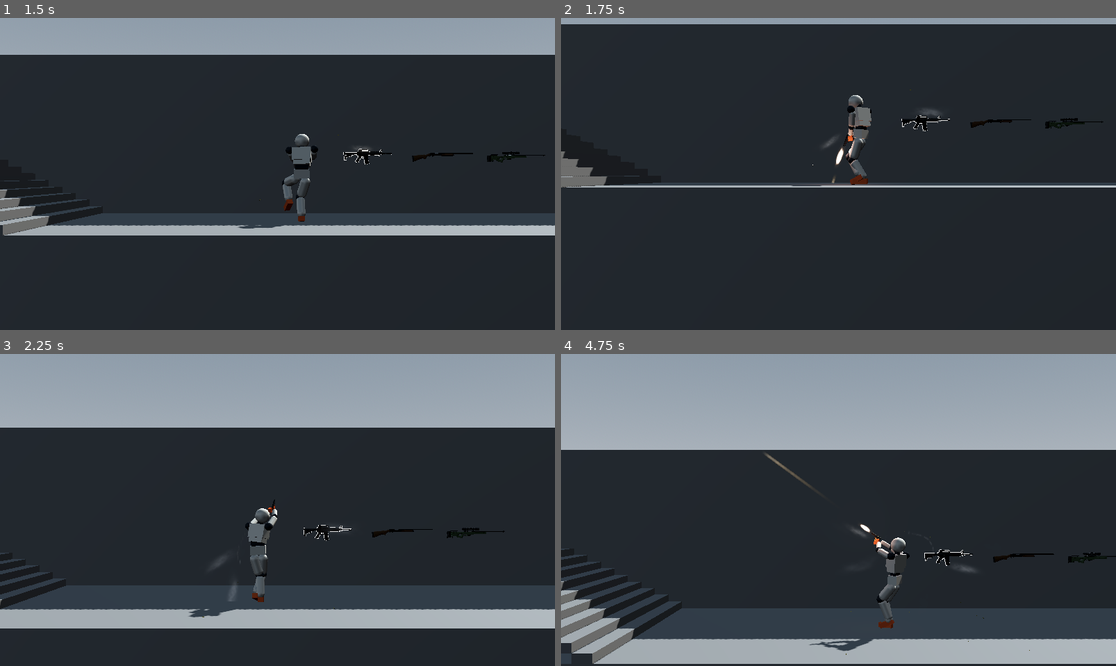
Above: before the commit, frames 1-4 (two rows, left to right).
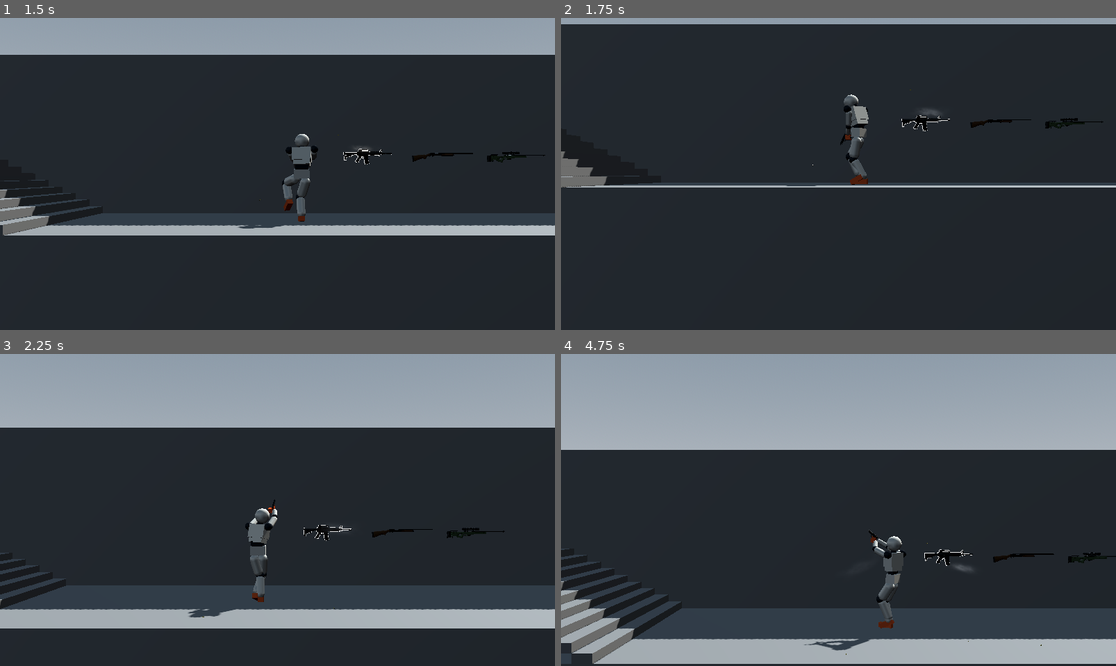
Above: after the commit, the same moments.

Repository: RealAbdurRehman/impulse
Game: Godot game, scene res://scenes/main.tscn
Same seed, same stepped clock (60 frames per second), same inputs: the game is played once before the commit and once after it.
Inputs (mouse positions are in pixels of both pictures, inside the frame that each line leads up to):
- Up to frame 1 (1.5 s): tap Enter at 0.5 s; move the mouse to (399, 158) at 0.52 s; hold D (move_right) 0.53-1.25 s; right-click (399, 158) at 0.6 s; click (399, 158) at 0.67 s; tap Space (jump) at 0.77 s; drag from (166, 189) to (249, 236) at 1.27 s
- Up to frame 2 (1.75 s): no input
- Up to frame 3 (2.25 s): move the mouse to (333, 441) at 2.02 s; hold D (move_right) from 2.03 s (still down); tap B (fire_mode) at 2.1 s
- Up to frame 4 (4.75 s): release D (move_right) at 2.75 s; drag from (810, 572) to (672, 463) at 2.77 s; move the mouse to (1005, 556) at 3.52 s; hold A (move_left) 3.53-4.25 s; click (1005, 556) at 3.6 s; tap Space (jump) at 3.77 s; drag from (672, 463) to (755, 432) at 4.27 s

Frame 1 is identical in both runs. In frame 2, 0.7% of the frame differs, in the area x 40-56%, y 24-54%; in frame 3, 0.1%; in frame 4, 0.7%, in the area x 36-87%, y 31-96%.

Commit message:
Add L196A1 audio
Adds dedicated audio for the L196A1, replacing the placeholder audio reused from the G17.

Diff:
--- a/assets/audio/weapons/l96a1/l96a1_sounds.tres
+++ b/assets/audio/weapons/l96a1/l96a1_sounds.tres
@@ -31,16 +31,14 @@
 [ext_resource type="AudioStream" uid="uid://lt3m7bytjir0" path="res://assets/audio/weapons/casings/brass/casing_25.wav" id="29_jw5ai"]
 [ext_resource type="AudioStream" uid="uid://156c635wwyv4" path="res://assets/audio/weapons/g17/dry_fire.wav" id="30_3k0tf"]
 [ext_resource type="Script" uid="uid://bv15q7wn1smpd" path="res://scripts/weapons/audio/weapon_sounds.gd" id="40_b1sln"]
-[ext_resource type="AudioStream" uid="uid://bd58xb84jas4x" path="res://assets/audio/weapons/g17/slide_lock.wav" id="41_a1p16"]
-[ext_resource type="AudioStream" uid="uid://weck6455apo1" path="res://assets/audio/weapons/m4a1/slide_release.wav" id="bolt_up"]
-[ext_resource type="AudioStream" uid="uid://b6l4e54svqu6j" path="res://assets/audio/weapons/rem870/fire_1.wav" id="fire_1"]
-[ext_resource type="AudioStream" uid="uid://bk74b184yk320" path="res://assets/audio/weapons/rem870/fire_2.wav" id="fire_2"]
-[ext_resource type="AudioStream" uid="uid://dxev8pdbixkf7" path="res://assets/audio/weapons/rem870/fire_3.wav" id="fire_3"]
+[ext_resource type="AudioStream" path="res://assets/audio/weapons/l96a1/bolt_lower.wav" id="bolt_lower"]
+[ext_resource type="AudioStream" path="res://assets/audio/weapons/l96a1/bolt_lift.wav" id="bolt_lift"]
+[ext_resource type="AudioStream" path="res://assets/audio/weapons/l96a1/fire_1.wav" id="fire_1"]
 [ext_resource type="AudioStream" uid="uid://d0r21y0abkx3k" path="res://assets/audio/weapons/fire_mode/fire_mode.wav" id="fire_mode"]
 [ext_resource type="AudioStream" uid="uid://5dx65kghxoi" path="res://assets/audio/weapons/m4a1/mag_in.wav" id="mag_in"]
-[ext_resource type="AudioStream" uid="uid://nvyxgyv40swy" path="res://assets/audio/weapons/m4a1/mag_out.wav" id="mag_out"]
-[ext_resource type="AudioStream" uid="uid://c3wn2hdfqdh2k" path="res://assets/audio/weapons/m4a1/rack_back.wav" id="rack_back"]
-[ext_resource type="AudioStream" uid="uid://deaegqoy64jdq" path="res://assets/audio/weapons/m4a1/rack_forward.wav" id="rack_forward"]
+[ext_resource type="AudioStream" path="res://assets/audio/weapons/l96a1/mag_out.wav" id="mag_out"]
+[ext_resource type="AudioStream" path="res://assets/audio/weapons/l96a1/rack_back.wav" id="rack_back"]
+[ext_resource type="AudioStream" path="res://assets/audio/weapons/l96a1/rack_forward.wav" id="rack_forward"]
 
 [sub_resource type="Resource" id="SoundSet_aim_in"]
 script = ExtResource("1_cosx0")
@@ -62,18 +60,17 @@
 
 [sub_resource type="Resource" id="SoundSet_bolt_lift"]
 script = ExtResource("1_cosx0")
-streams = Array[AudioStream]([ExtResource("bolt_up")])
+streams = Array[AudioStream]([ExtResource("bolt_lift")])
 gains = null
-volume_db = -13.0
+volume_db = -9.0
 pitch_variation = 0.04
 
-[sub_resource type="Resource" id="SoundSet_slide_lock"]
+[sub_resource type="Resource" id="SoundSet_bolt_lower"]
 script = ExtResource("1_cosx0")
-streams = Array[AudioStream]([ExtResource("41_a1p16")])
+streams = Array[AudioStream]([ExtResource("bolt_lower")])
 gains = null
-volume_db = -8.0
+volume_db = -9.0
 pitch_variation = 0.04
-skip = 0.05
 
 [sub_resource type="Resource" id="SoundSet_casing"]
 script = ExtResource("1_cosx0")
@@ -93,7 +90,7 @@
 
 [sub_resource type="Resource" id="SoundSet_fire"]
 script = ExtResource("1_cosx0")
-streams = Array[AudioStream]([ExtResource("fire_1"), ExtResource("fire_2"), ExtResource("fire_3")])
+streams = Array[AudioStream]([ExtResource("fire_1")])
 gains = null
 volume_db = -3.0
 
@@ -115,22 +112,21 @@
 script = ExtResource("1_cosx0")
 streams = Array[AudioStream]([ExtResource("mag_out")])
 gains = null
-volume_db = -12.0
+volume_db = -11.0
 pitch_variation = 0.04
-skip = 0.17
 
 [sub_resource type="Resource" id="SoundSet_rack_back"]
 script = ExtResource("1_cosx0")
 streams = Array[AudioStream]([ExtResource("rack_back")])
 gains = null
-volume_db = -13.0
+volume_db = -9.0
 pitch_variation = 0.04
 
 [sub_resource type="Resource" id="SoundSet_rack_forward"]
 script = ExtResource("1_cosx0")
 streams = Array[AudioStream]([ExtResource("rack_forward")])
 gains = null
-volume_db = -12.0
+volume_db = -9.0
 pitch_variation = 0.04
 
 [resource]
@@ -140,11 +136,10 @@
 rack_back = SubResource("SoundSet_rack_back")
 rack_forward = SubResource("SoundSet_rack_forward")
 bolt_lift = SubResource("SoundSet_bolt_lift")
-bolt_lower = SubResource("SoundSet_slide_lock")
+bolt_lower = SubResource("SoundSet_bolt_lower")
 mag_out = SubResource("SoundSet_mag_out")
 mag_in = SubResource("SoundSet_mag_in")
 fire_mode = SubResource("SoundSet_fire_mode")
 aim_in = SubResource("SoundSet_aim_in")
 aim_out = SubResource("SoundSet_aim_out")
 casing = SubResource("SoundSet_casing")
-fire_pitch = 0.75
--- a/scenes/weapons/g17_stats.tres
+++ b/scenes/weapons/g17_stats.tres
@@ -12,6 +12,7 @@
 hold_drop = 0.0148
 hold_side = 0.0319
 hold_twist_degrees = 20.0
+automatic = false
 ads_eye_distance = 0.24
 smoke_size = 0.5
 recoil_push = 0.02
Not shown, added: assets/audio/weapons/l96a1/bolt_lift.wav.import
Not shown, added: assets/audio/weapons/l96a1/bolt_lower.wav.import
Not shown, added: assets/audio/weapons/l96a1/fire_1.wav.import
Not shown, added: assets/audio/weapons/l96a1/mag_out.wav.import
Not shown, added: assets/audio/weapons/l96a1/rack_back.wav.import
Not shown, added: assets/audio/weapons/l96a1/rack_forward.wav.import
Not shown, added: assets/audio/weapons/l96a1/bolt_lift.wav
Not shown, added: assets/audio/weapons/l96a1/bolt_lower.wav
Not shown, added: assets/audio/weapons/l96a1/fire_1.wav
Not shown, added: assets/audio/weapons/l96a1/mag_out.wav
Not shown, added: assets/audio/weapons/l96a1/rack_back.wav
Not shown, added: assets/audio/weapons/l96a1/rack_forward.wav
